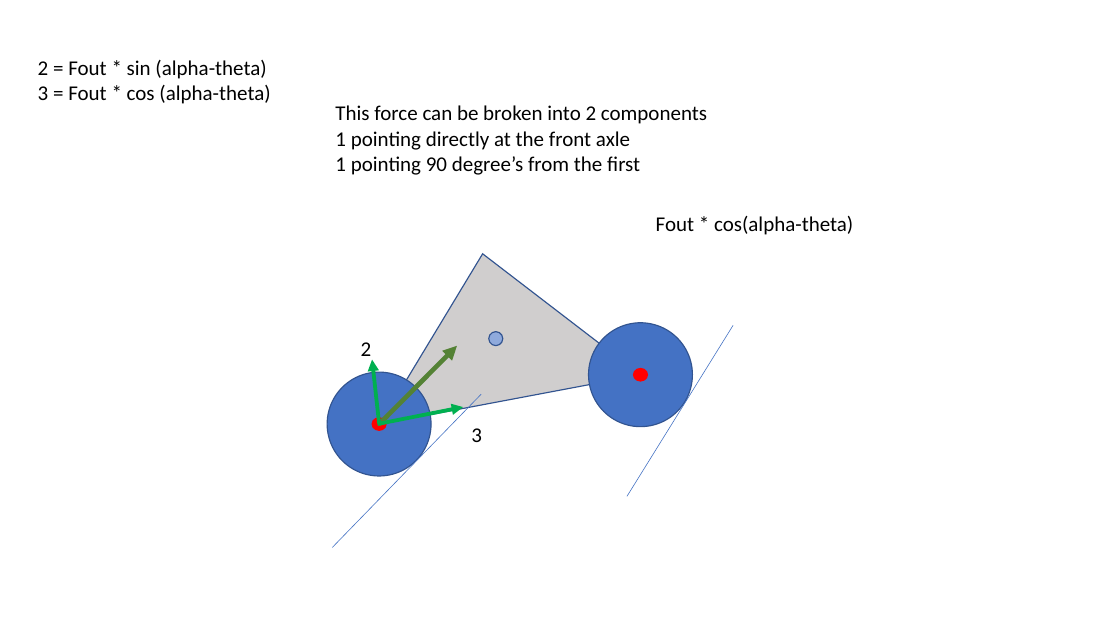
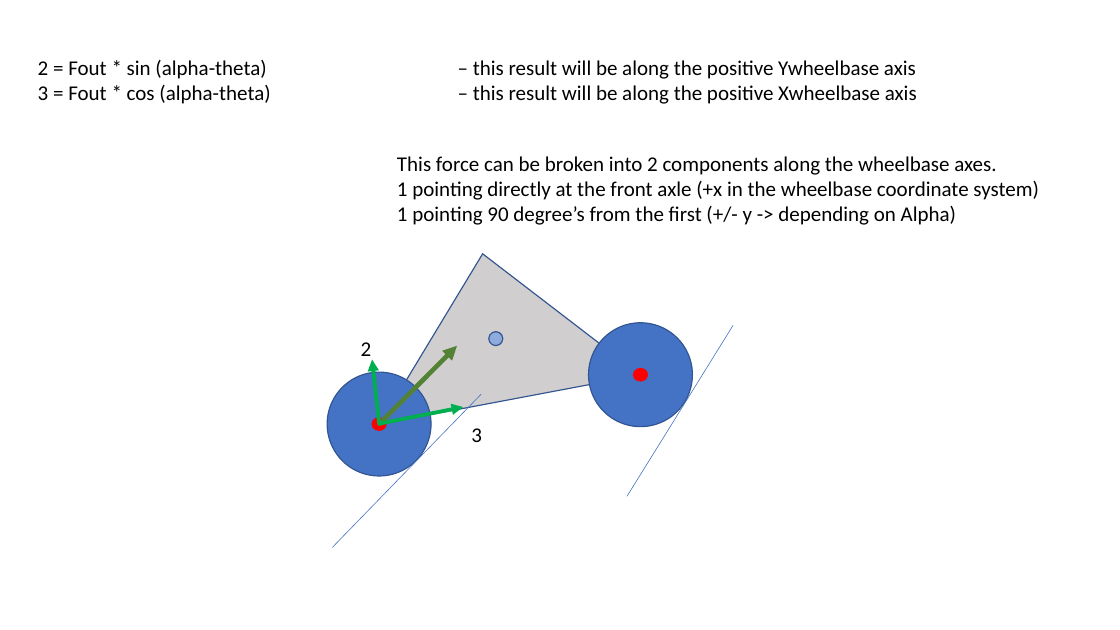
Before and after one commit to rhambleton/drive2d, a slide deck: slide 8 of vehicle forces.pptx (slide 3 before the commit). Drawn at 1120x630 pixels with LibreOffice and Linux fonts; fonts in the diff are those of the drawing. Boxes give left, top, right and bottom in pixels: in the first picture for what was removed or moved away, otherwise in the second. Text is boxed around its words. In the diff, an @@ line names an element or a change of style, - is before the commit and + after.

Commit message:
force model details

```diff
--- a/vehicle forces.pptx
+++ b/vehicle forces.pptx
@@ text at box(38, 60, 917, 104): text changed @@
-2 = Fout * sin (alpha-theta)
-3 = Fout * cos (alpha-theta)
+2 = Fout * sin (alpha-theta) – this result will be along the positive Ywheelbase axis
+3 = Fout * cos (alpha-theta) – this result will be along the positive Xwheelbase axis
@@ text at box(397, 156, 1038, 225): text changed @@
-This force can be broken into 2 components
-1 pointing directly at the front axle
-1 pointing 90 degree’s from the first
+This force can be broken into 2 components along the wheelbase axes.
+1 pointing directly at the front axle (+x in the wheelbase coordinate system)
+1 pointing 90 degree’s from the first (+/- y -> depending on Alpha)
@@ text removed at box(656, 216, 853, 235) @@
-Fout * cos(alpha-theta)
```
Also in this commit, not shown: 11 other slides changed, 6 slides added, 2 slides removed, 1 other file.
